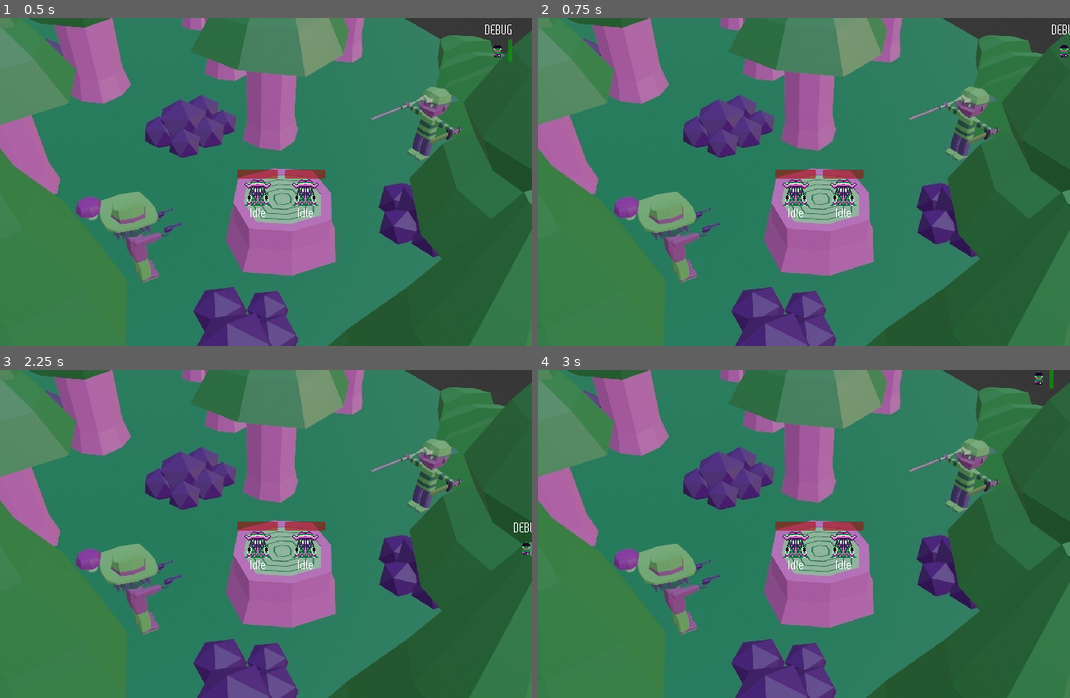
Above: before the commit, frames 1-4 (two rows, left to right).
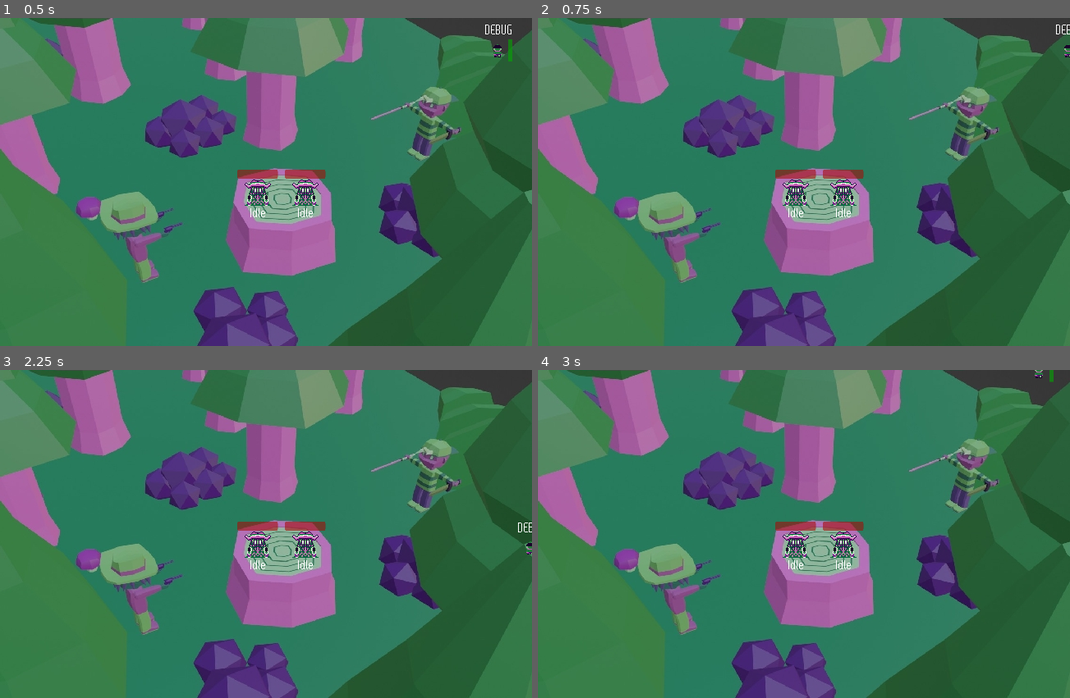
Above: after the commit, the same moments.

Repository: b4k4kozmo/bullet-hell-24
Game: Godot game, scene res://boss_room.tscn
Two runs of this game, one before a commit and one after it. Both use one fixed random seed, a clock stepped at 60 frames per second and the inputs below.
Inputs:
- Up to frame 1 (0.5 s): no input
- Up to frame 2 (0.75 s): tap Enter at 0.5 s; hold D (move_right) from 0.53 s (still down); tap Space (action) at 0.6 s
- Up to frame 3 (2.25 s): tap R (restart) at 1.25 s; release D (move_right) at 1.28 s; hold S (move_down) 1.28-2.03 s; tap Shift (walk) at 1.35 s; hold D (move_right) from 2.03 s (still down); tap Space (action) at 2.1 s
- Up to frame 4 (3 s): tap R (restart) at 2.75 s; release D (move_right) at 2.78 s; hold W (move_up) from 2.78 s (still down); tap Shift (walk) at 2.85 s

Frame 1 is identical in both runs. In frame 2, less than 0.1% of the frame differs, in the area x 96-100%, y 2-12%; in frame 3, 0.1%, in the area x 96-100%, y 46-57%; in frame 4, less than 0.1%.

Commit message:
shuriken system works better
gain +1 shuriken per hit
start with 255 shuriken

Diff:
--- a/boss_room.tscn
+++ b/boss_room.tscn
@@ -39,7 +39,7 @@
 [node name="Border" type="Sprite2D" parent="Borders"]
 light_mask = 2
 visibility_layer = 2
-position = Vector2(-22.5, 215.458)
+position = Vector2(-22, 222)
 scale = Vector2(647, 29.0838)
 texture = SubResource("CanvasTexture_ntpr2")
 
@@ -56,7 +56,7 @@
 [node name="Border2" type="Sprite2D" parent="Borders"]
 light_mask = 2
 visibility_layer = 2
-position = Vector2(-23, -208)
+position = Vector2(-23, -216)
 scale = Vector2(647, 29.0838)
 texture = SubResource("CanvasTexture_ntpr2")
 offset = Vector2(0.000772804, 14.4568)
@@ -74,7 +74,7 @@
 [node name="Border3" type="Sprite2D" parent="Borders"]
 light_mask = 2
 visibility_layer = 2
-position = Vector2(737, -33)
+position = Vector2(742, -33)
 rotation = 1.5708
 scale = Vector2(647, 29.0838)
 texture = SubResource("CanvasTexture_ntpr2")
@@ -94,7 +94,7 @@
 [node name="Border4" type="Sprite2D" parent="Borders"]
 light_mask = 2
 visibility_layer = 2
-position = Vector2(63, -33)
+position = Vector2(58, -33)
 rotation = 1.5708
 scale = Vector2(647, 29.0838)
 texture = SubResource("CanvasTexture_ntpr2")
--- a/scripts/Player.gd
+++ b/scripts/Player.gd
@@ -1,7 +1,7 @@
 extends CharacterBody2D
 
 var speed = 250
-var shuriken_count = 100
+var shuriken_count = 255
 var cantWalk = false
 @onready var debug = $Debug
 @onready var progress_bar = $ProgressBar2
--- a/scripts/Spaghetti.gd
+++ b/scripts/Spaghetti.gd
@@ -28,6 +28,8 @@
 			else:
 				health -= 4
 		6:
+			if $"../Player".shuriken_count < 100:
+				$"../Player".shuriken_count += 1
 			if $"../Player".health < 100:
 				if $"../Player".debug.text == "debug":
 					health -= 10
--- a/spaghetti2.gd
+++ b/spaghetti2.gd
@@ -28,6 +28,8 @@
 			else:
 				health -= 4
 		6:
+			if $"../Player".shuriken_count < 255:
+				$"../Player".shuriken_count += 1
 			if $"../Player".health < 100:
 				if $"../Player".debug.text == "debug":
 					health -= 10
Not shown, changed: builds/kb-alpha-hard_v2.1.pck
Not shown, changed: bulletweb/folderbullet/index.html
Not shown, changed: bulletweb/folderbullet/index.pck
